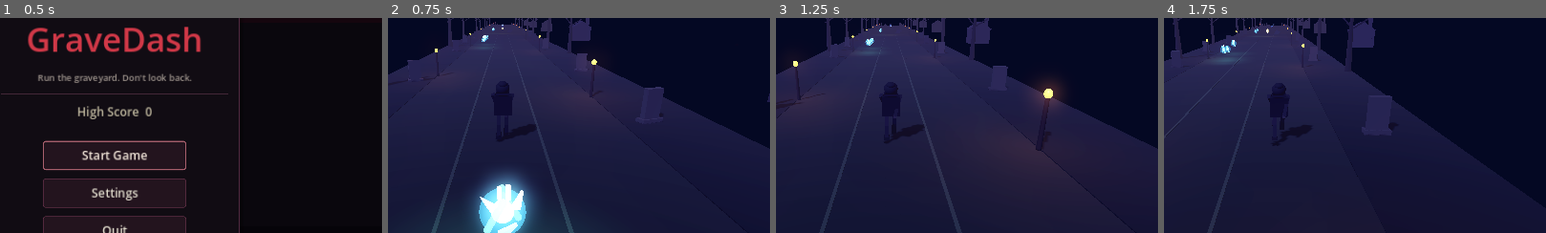
Above: before the commit, frames 1-4 (left to right).
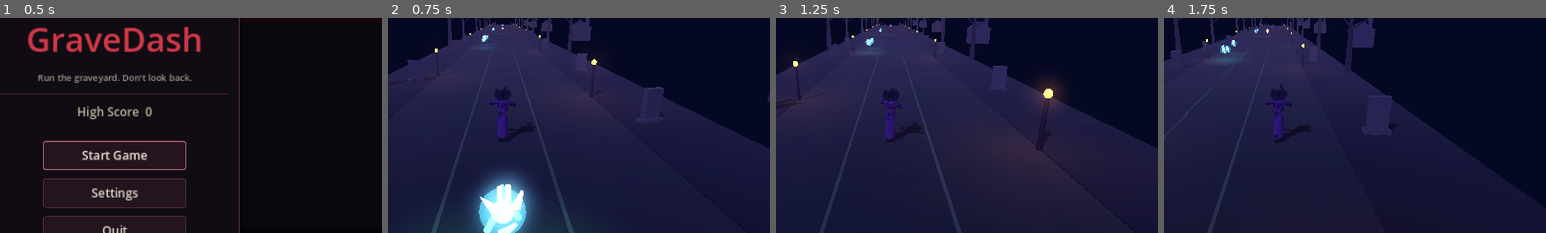
Above: after the commit, the same moments.

Repository: atesz19/GraveDash-Godot
Game: Godot game, scene res://scenes/ui/MainMenu.tscn
The game is run twice, just before and just after one commit, with the same random seed, the same clock (stepped at 60 frames per second) and the same inputs.
Inputs (mouse positions are % of the whole screen's width and height, from its top left):
- Up to frame 1 (0.5 s): no input
- Up to frame 2 (0.75 s): click "Start Game" at 0.5 s
- Up to frame 3 (1.25 s): no input
- Up to frame 4 (1.75 s): move the mouse to (72, 45) at 1.27 s; hold D (swipe_right) from 1.28 s (still down); click (72, 45) at 1.42 s
The pictures show only the part of the screen within x 35-85%, y 24-74%; the shares and areas given below are measured in that part.

Frame 1 is identical in both runs. In frame 2, 0.5% of the frame differs, in the area x 25-39%, y 30-58%; in frame 3, 0.5%; in frame 4, 0.6%, in the area x 25-39%, y 30-60%.

Commit message:
Replace HoodedRunner with animated Witch skeletal FBX
Import Witch_skeletal_mesh.fbx as the player visual, oriented to face -Z
and scaled to the existing capsule. Author idle/run/jump/slide/death clips
on the AdvancedSkeleton bones (FBX only had secondary Take 001). Keep
PlayerController animation mapping, collision, and power-up VFX hooks.

Co-authored-by: attika199912 <attika199912@gmail.com>

Diff:
--- a/scenes/player/Player.tscn
+++ b/scenes/player/Player.tscn
@@ -1,7 +1,7 @@
 [gd_scene load_steps=21 format=3 uid="uid://bq8gravedashplayer"]
 
 [ext_resource type="Script" path="res://scripts/PlayerController.gd" id="1_ctrl"]
-[ext_resource type="PackedScene" path="res://scenes/player/HoodedRunner.tscn" id="2_runner"]
+[ext_resource type="PackedScene" path="res://scenes/player/WitchRunner.tscn" id="2_runner"]
 
 [sub_resource type="CapsuleShape3D" id="CapsuleShape3D_body"]
 radius = 0.4
--- /dev/null
+++ b/scenes/player/WitchRunner.tscn
@@ -0,0 +1,13 @@
+[gd_scene load_steps=3 format=3 uid="uid://bq8witchrunner"]
+
+[ext_resource type="Script" path="res://scripts/player/WitchRunner.gd" id="1_witch"]
+[ext_resource type="PackedScene" path="res://assets/models/player/Witch_skeletal_mesh.fbx" id="2_fbx"]
+
+[node name="WitchRunner" type="Node3D"]
+script = ExtResource("1_witch")
+
+[node name="AnimationPlayer" type="AnimationPlayer" parent="."]
+playback_default_blend_time = 0.1
+
+[node name="Model" parent="." instance=ExtResource("2_fbx")]
+transform = Transform3D(-1, 0, 0, 0, 1, 0, 0, 0, -1, 0, 0, 0)
--- /dev/null
+++ b/scripts/player/WitchRunner.gd
@@ -0,0 +1,441 @@
+extends Node3D
+## WitchRunner — wraps imported Witch skeletal FBX with authored locomotion clips.
+## API matches HoodedRunner: play(idle/run/jump/slide/death), apply_tint/clear_tint.
+
+signal animation_changed(anim_name: String)
+
+const ANIM_IDLE: String = "idle"
+const ANIM_RUN: String = "run"
+const ANIM_JUMP: String = "jump"
+const ANIM_SLIDE: String = "slide"
+const ANIM_DEATH: String = "death"
+
+## AdvancedSkeleton (Maya) bones typically aim along local +X; swing uses local ±Z.
+const SWING_AXIS: Vector3 = Vector3(0.0, 0.0, 1.0)
+const TWIST_AXIS: Vector3 = Vector3(1.0, 0.0, 0.0)
+const SIDE_AXIS: Vector3 = Vector3(0.0, 1.0, 0.0)
+
+@onready var anim_player: AnimationPlayer = $AnimationPlayer
+@onready var model_root: Node3D = $Model
+
+var _skeleton: Skeleton3D = null
+var _current: String = ""
+var _locked: bool = false
+var _body_materials: Array[StandardMaterial3D] = []
+var _normal_colors: Array[Color] = []
+
+## Bone indices (resolved in _ready).
+var _bone_hip_l: int = -1
+var _bone_hip_r: int = -1
+var _bone_knee_l: int = -1
+var _bone_knee_r: int = -1
+var _bone_shoulder_l: int = -1
+var _bone_shoulder_r: int = -1
+var _bone_elbow_l: int = -1
+var _bone_elbow_r: int = -1
+var _bone_spine1: int = -1
+var _bone_spine2: int = -1
+var _bone_chest: int = -1
+var _bone_neck: int = -1
+var _bone_head: int = -1
+var _bone_root_m: int = -1
+
+
+func _ready() -> void:
+	_skeleton = _find_skeleton(model_root)
+	if _skeleton == null:
+		push_error("WitchRunner: Skeleton3D not found under Model")
+		return
+	_resolve_bones()
+	_setup_materials()
+	_ensure_animations()
+	## Remove imported Take 001 player so it cannot override bone poses.
+	var embedded: AnimationPlayer = _find_embedded_player(model_root)
+	if embedded != null and embedded != anim_player:
+		embedded.queue_free()
+	play(ANIM_IDLE, true)
+
+
+func _find_skeleton(n: Node) -> Skeleton3D:
+	if n is Skeleton3D:
+		return n as Skeleton3D
+	for c in n.get_children():
+		var f: Skeleton3D = _find_skeleton(c)
+		if f != null:
+			return f
+	return null
+
+
+func _find_embedded_player(n: Node) -> AnimationPlayer:
+	if n is AnimationPlayer:
+		return n as AnimationPlayer
+	for c in n.get_children():
+		var f: AnimationPlayer = _find_embedded_player(c)
+		if f != null:
+			return f
+	return null
+
+
+func _resolve_bones() -> void:
+	_bone_hip_l = _skeleton.find_bone("Hip_L")
+	_bone_hip_r = _skeleton.find_bone("Hip_R")
+	_bone_knee_l = _skeleton.find_bone("Knee_L")
+	_bone_knee_r = _skeleton.find_bone("Knee_R")
+	_bone_shoulder_l = _skeleton.find_bone("Shoulder_L")
+	_bone_shoulder_r = _skeleton.find_bone("Shoulder_R")
+	_bone_elbow_l = _skeleton.find_bone("Elbow_L")
+	_bone_elbow_r = _skeleton.find_bone("Elbow_R")
+	_bone_spine1 = _skeleton.find_bone("Spine1_M")
+	_bone_spine2 = _skeleton.find_bone("Spine2_M")
+	_bone_chest = _skeleton.find_bone("Chest_M")
+	_bone_neck = _skeleton.find_bone("Neck_M")
+	_bone_head = _skeleton.find_bone("Head_M")
+	_bone_root_m = _skeleton.find_bone("Root_M")
+
+
+func _setup_materials() -> void:
+	_body_materials.clear()
+	_normal_colors.clear()
+	## Stylized witch palette — texture file was external and not shipped.
+	var cloth := StandardMaterial3D.new()
+	cloth.albedo_color = Color(0.12, 0.08, 0.18, 1.0)
+	cloth.roughness = 0.82
+	cloth.metallic = 0.08
+	var accent := StandardMaterial3D.new()
+	accent.albedo_color = Color(0.35, 0.12, 0.45, 1.0)
+	accent.roughness = 0.55
+	accent.emission_enabled = true
+	accent.emission = Color(0.25, 0.05, 0.4)
+	accent.emission_energy_multiplier = 0.35
+	var skin := StandardMaterial3D.new()
+	skin.albedo_color = Color(0.55, 0.42, 0.4, 1.0)
+	skin.roughness = 0.7
+	var hat := StandardMaterial3D.new()
+	hat.albedo_color = Color(0.05, 0.04, 0.07, 1.0)
+	hat.roughness = 0.9
+
+	var meshes: Array[MeshInstance3D] = _collect_meshes(model_root)
+	for i in meshes.size():
+		var mi: MeshInstance3D = meshes[i]
+		var mat: StandardMaterial3D = cloth.duplicate() as StandardMaterial3D
+		var n: String = mi.name.to_lower()
+		## Heuristic splits from mesh part indices / names.
+		if n.contains("15") or n.contains("hat") or n.contains("01") or n.contains("02"):
+			mat = hat.duplicate() as StandardMaterial3D
+		elif n.contains("17") or n.contains("03") or n.contains("04") or n.contains("05"):
+			mat = skin.duplicate() as StandardMaterial3D
+		elif n.contains("09") or n.contains("20") or n.contains("cloak") or n.contains("16"):
+			mat = accent.duplicate() as StandardMaterial3D
+		mi.material_override = mat
+		_body_materials.append(mat)
+		_normal_colors.append(mat.albedo_color)
+
+
+func _collect_meshes(n: Node) -> Array[MeshInstance3D]:
+	var out: Array[MeshInstance3D] = []
+	if n is MeshInstance3D:
+		out.append(n as MeshInstance3D)
+	for c in n.get_children():
+		out.append_array(_collect_meshes(c))
+	return out
+
+
+func play(anim_name: String, force: bool = false) -> void:
+	if _locked and anim_name != ANIM_DEATH and not force:
+		return
+	if anim_name == ANIM_DEATH:
+		_locked = true
+	if not force and _current == anim_name:
+		return
+	if anim_player == null:
+		return
+	if not anim_player.has_animation(anim_name):
+		return
+	_current = anim_name
+	anim_player.play(anim_name)
+	animation_changed.emit(anim_name)
+
+
+func reset_pose() -> void:
+	_locked = false
+	_current = ""
+	if _skeleton != null:
+		_skeleton.reset_bone_poses()
+	play(ANIM_IDLE, true)
+
+
+func get_current_animation() -> String:
+	return _current
+
+
+func apply_tint(color: Color, emission: Color = Color.BLACK, emission_energy: float = 0.0, alpha: float = 1.0) -> void:
+	for i in _body_materials.size():
+		var mat: StandardMaterial3D = _body_materials[i]
+		var base: Color = _normal_colors[i]
+		var tinted: Color = base.lerp(color, 0.7)
+		tinted.a = alpha
+		mat.albedo_color = tinted
+		if alpha < 0.99:
+			mat.transparency = BaseMaterial3D.TRANSPARENCY_ALPHA
+		else:
+			mat.transparency = BaseMaterial3D.TRANSPARENCY_DISABLED
+		mat.emission_enabled = emission_energy > 0.01
+		mat.emission = emission
+		mat.emission_energy_multiplier = emission_energy
+
+
+func clear_tint() -> void:
+	for i in _body_materials.size():
+		var mat: StandardMaterial3D = _body_materials[i]
+		mat.albedo_color = _normal_colors[i]
+		mat.transparency = BaseMaterial3D.TRANSPARENCY_DISABLED
+		mat.emission_enabled = false
+		mat.emission_energy_multiplier = 1.0
+
+
+func _ensure_animations() -> void:
+	var lib := AnimationLibrary.new()
+	lib.add_animation(ANIM_IDLE, _make_idle())
+	lib.add_animation(ANIM_RUN, _make_run())
+	lib.add_animation(ANIM_JUMP, _make_jump())
+	lib.add_animation(ANIM_SLIDE, _make_slide())
+	lib.add_animation(ANIM_DEATH, _make_death())
+	if anim_player.has_animation_library(""):
+		anim_player.remove_animation_library("")
+	anim_player.add_animation_library("", lib)
+
+
+func _skel_path() -> String:
+	## Paths are relative to this node (AnimationPlayer parent).
+	return String(get_path_to(_skeleton))
+
+
+func _bone_path(bone_name: String) -> String:
+	return "%s:%s" % [_skel_path(), bone_name]
+
+
+func _quat_axis(axis: Vector3, deg: float) -> Quaternion:
+	return Quaternion(axis.normalized(), deg_to_rad(deg))
+
+
+func _add_bone_rot(anim: Animation, bone_name: String, keys: Array) -> void:
+	## keys: Array of [time: float, degrees: float] around SWING_AXIS, OR
+	## [time, Quaternion] / [time, Vector3 euler_degrees on swing/side/twist].
+	if _skeleton.find_bone(bone_name) < 0:
+		return
+	var idx: int = anim.add_track(Animation.TYPE_ROTATION_3D)
+	anim.track_set_path(idx, NodePath(_bone_path(bone_name)))
+	for key in keys:
+		var t: float = float(key[0])
+		var q: Quaternion
+		var payload: Variant = key[1]
+		if payload is Quaternion:
+			q = payload as Quaternion
+		elif payload is Vector3:
+			var e: Vector3 = payload as Vector3
+			q = _quat_axis(SWING_AXIS, e.x) * _quat_axis(SIDE_AXIS, e.y) * _quat_axis(TWIST_AXIS, e.z)
+		else:
+			q = _quat_axis(SWING_AXIS, float(payload))
+		anim.rotation_track_insert_key(idx, t, q)
+
+
+func _add_bone_pos(anim: Animation, bone_name: String, keys: Array) -> void:
+	if _skeleton.find_bone(bone_name) < 0:
+		return
+	var idx: int = anim.add_track(Animation.TYPE_POSITION_3D)
+	anim.track_set_path(idx, NodePath(_bone_path(bone_name)))
+	for key in keys:
+		anim.position_track_insert_key(idx, float(key[0]), key[1] as Vector3)
+
+
+func _make_idle() -> Animation:
+	var a := Animation.new()
+	a.length = 2.0
+	a.loop_mode = Animation.LOOP_LINEAR
+	_add_bone_rot(a, "Spine2_M", [
+		[0.0, 2.0], [1.0, -2.0], [2.0, 2.0],
+	])
+	_add_bone_rot(a, "Chest_M", [
+		[0.0, 1.5], [1.0, -1.5], [2.0, 1.5],
+	])
+	_add_bone_rot(a, "Head_M", [
+		[0.0, Vector3(3.0, 4.0, 0.0)],
+		[1.0, Vector3(-2.0, -4.0, 0.0)],
+		[2.0, Vector3(3.0, 4.0, 0.0)],
+	])
+	_add_bone_rot(a, "Shoulder_L", [
+		[0.0, 8.0], [1.0, 12.0], [2.0, 8.0],
+	])
+	_add_bone_rot(a, "Shoulder_R", [
+		[0.0, 8.0], [1.0, 12.0], [2.0, 8.0],
+	])
+	_add_bone_rot(a, "Elbow_L", [[0.0, 15.0], [2.0, 15.0]])
+	_add_bone_rot(a, "Elbow_R", [[0.0, 15.0], [2.0, 15.0]])
+	_add_bone_rot(a, "Hip_L", [[0.0, 2.0], [2.0, 2.0]])
+	_add_bone_rot(a, "Hip_R", [[0.0, 2.0], [2.0, 2.0]])
+	return a
+
+
+func _make_run() -> Animation:
+	var a := Animation.new()
+	a.length = 0.6
+	a.loop_mode = Animation.LOOP_LINEAR
+	## Opposite limb phase — readable at runner camera distance.
+	_add_bone_rot(a, "Hip_L", [
+		[0.0, -48.0], [0.3, 42.0], [0.6, -48.0],
+	])
+	_add_bone_rot(a, "Hip_R", [
+		[0.0, 42.0], [0.3, -48.0], [0.6, 42.0],
+	])
+	_add_bone_rot(a, "Knee_L", [
+		[0.0, 70.0], [0.15, 25.0], [0.3, 12.0], [0.45, 55.0], [0.6, 70.0],
+	])
+	_add_bone_rot(a, "Knee_R", [
+		[0.0, 12.0], [0.15, 55.0], [0.3, 70.0], [0.45, 25.0], [0.6, 12.0],
+	])
+	_add_bone_rot(a, "Shoulder_L", [
+		[0.0, 48.0], [0.3, -42.0], [0.6, 48.0],
+	])
+	_add_bone_rot(a, "Shoulder_R", [
+		[0.0, -42.0], [0.3, 48.0], [0.6, -42.0],
+	])
+	_add_bone_rot(a, "Elbow_L", [
+		[0.0, 65.0], [0.3, 28.0], [0.6, 65.0],
+	])
+	_add_bone_rot(a, "Elbow_R", [
+		[0.0, 28.0], [0.3, 65.0], [0.6, 28.0],
+	])
+	_add_bone_rot(a, "Spine2_M", [
+		[0.0, Vector3(6.0, 8.0, 0.0)],
+		[0.3, Vector3(6.0, -8.0, 0.0)],
+		[0.6, Vector3(6.0, 8.0, 0.0)],
+	])
+	_add_bone_rot(a, "Chest_M", [
+		[0.0, Vector3(4.0, -6.0, 0.0)],
+		[0.3, Vector3(4.0, 6.0, 0.0)],
+		[0.6, Vector3(4.0, -6.0, 0.0)],
+	])
+	_add_bone_rot(a, "Head_M", [
+		[0.0, Vector3(-8.0, -5.0, 0.0)],
+		[0.3, Vector3(-8.0, 5.0, 0.0)],
+		[0.6, Vector3(-8.0, -5.0, 0.0)],
+	])
+	## Soft vertical bob via Root_M pose position (rest is ~y 0.9 in bone space).
+	if _bone_root_m >= 0:
+		var rest_origin: Vector3 = _skeleton.get_bone_rest(_bone_root_m).origin
+		_add_bone_pos(a, "Root_M", [
+			[0.0, rest_origin],
+			[0.15, rest_origin + Vector3(0.0, 0.04, 0.0)],
+			[0.3, rest_origin],
+			[0.45, rest_origin + Vector3(0.0, 0.04, 0.0)],
+			[0.6, rest_origin],
+		])
+	return a
+
+
+func _make_jump() -> Animation:
+	var a := Animation.new()
+	a.length = 0.7
+	a.loop_mode = Animation.LOOP_NONE
+	_add_bone_rot(a, "Hip_L", [
+		[0.0, -15.0], [0.2, 20.0], [0.7, -8.0],
+	])
+	_add_bone_rot(a, "Hip_R", [
+		[0.0, -10.0], [0.2, 28.0], [0.7, -5.0],
+	])
+	_add_bone_rot(a, "Knee_L", [
+		[0.0, 40.0], [0.25, 70.0], [0.7, 25.0],
+	])
+	_add_bone_rot(a, "Knee_R", [
+		[0.0, 35.0], [0.25, 65.0], [0.7, 20.0],
+	])
+	_add_bone_rot(a, "Shoulder_L", [
+		[0.0, -55.0], [0.7, -30.0],
+	])
+	_add_bone_rot(a, "Shoulder_R", [
+		[0.0, -55.0], [0.7, -30.0],
+	])
+	_add_bone_rot(a, "Elbow_L", [[0.0, 20.0], [0.7, 30.0]])
+	_add_bone_rot(a, "Elbow_R", [[0.0, 20.0], [0.7, 30.0]])
+	_add_bone_rot(a, "Spine2_M", [
+		[0.0, -10.0], [0.2, 12.0], [0.7, 4.0],
+	])
+	_add_bone_rot(a, "Head_M", [
+		[0.0, 10.0], [0.3, -15.0], [0.7, -5.0],
+	])
+	return a
+
+
+func _make_slide() -> Animation:
+	var a := Animation.new()
+	a.length = 0.4
+	a.loop_mode = Animation.LOOP_NONE
+	_add_bone_rot(a, "Root_M", [
+		[0.0, 0.0], [0.15, 55.0], [0.4, 65.0],
+	])
+	_add_bone_rot(a, "Spine1_M", [
+		[0.0, 0.0], [0.4, 15.0],
+	])
+	_add_bone_rot(a, "Hip_L", [
+		[0.0, 0.0], [0.4, -25.0],
+	])
+	_add_bone_rot(a, "Hip_R", [
+		[0.0, 0.0], [0.4, 40.0],
+	])
+	_add_bone_rot(a, "Knee_L", [[0.0, 10.0], [0.4, 30.0]])
+	_add_bone_rot(a, "Knee_R", [[0.0, 10.0], [0.4, 80.0]])
+	_add_bone_rot(a, "Shoulder_L", [
+		[0.0, 10.0], [0.4, 50.0],
+	])
+	_add_bone_rot(a, "Shoulder_R", [
+		[0.0, 10.0], [0.4, -40.0],
+	])
+	_add_bone_rot(a, "Head_M", [
+		[0.0, 0.0], [0.4, 20.0],
+	])
+	if _bone_root_m >= 0:
+		var rest_origin: Vector3 = _skeleton.get_bone_rest(_bone_root_m).origin
+		_add_bone_pos(a, "Root_M", [
+			[0.0, rest_origin],
+			[0.4, rest_origin + Vector3(0.0, -0.35, 0.12)],
+		])
+	return a
+
+
+func _make_death() -> Animation:
+	var a := Animation.new()
+	a.length = 0.9
+	a.loop_mode = Animation.LOOP_NONE
+	_add_bone_rot(a, "Root_M", [
+		[0.0, 0.0],
+		[0.35, Vector3(25.0, 40.0, -15.0)],
+		[0.9, Vector3(80.0, 55.0, -10.0)],
+	])
+	_add_bone_rot(a, "Spine2_M", [
+		[0.0, 0.0], [0.9, 35.0],
+	])
+	_add_bone_rot(a, "Head_M", [
+		[0.0, 0.0], [0.5, -30.0], [0.9, 15.0],
+	])
+	_add_bone_rot(a, "Shoulder_L", [
+		[0.0, 0.0], [0.4, -70.0], [0.9, -20.0],
+	])
+	_add_bone_rot(a, "Shoulder_R", [
+		[0.0, 0.0], [0.4, -50.0], [0.9, 15.0],
+	])
+	_add_bone_rot(a, "Hip_L", [
+		[0.0, 0.0], [0.9, -35.0],
+	])
+	_add_bone_rot(a, "Hip_R", [
+		[0.0, 0.0], [0.9, 55.0],
+	])
+	_add_bone_rot(a, "Knee_L", [[0.0, 5.0], [0.9, 40.0]])
+	_add_bone_rot(a, "Knee_R", [[0.0, 5.0], [0.9, 70.0]])
+	if _bone_root_m >= 0:
+		var rest_origin: Vector3 = _skeleton.get_bone_rest(_bone_root_m).origin
+		_add_bone_pos(a, "Root_M", [
+			[0.0, rest_origin],
+			[0.5, rest_origin + Vector3(0.1, -0.4, 0.2)],
+			[0.9, rest_origin + Vector3(0.2, -0.7, 0.35)],
+		])
+	return a
--- /dev/null
+++ b/tools/validate_witch_runner.gd
@@ -0,0 +1,80 @@
+extends SceneTree
+
+
+func _initialize() -> void:
+	call_deferred("_run")
+
+
+func _run() -> void:
+	var packed: PackedScene = load("res://scenes/player/WitchRunner.tscn") as PackedScene
+	if packed == null:
+		push_error("FAIL load WitchRunner")
+		quit(1)
+		return
+	var root: Node = packed.instantiate()
+	get_root().add_child(root)
+	await process_frame
+	await process_frame
+	await process_frame
+	var ap: AnimationPlayer = root.get_node_or_null("AnimationPlayer") as AnimationPlayer
+	if ap == null:
+		push_error("FAIL no AnimationPlayer")
+		quit(1)
+		return
+	var needed: Array[String] = ["idle", "run", "jump", "slide", "death"]
+	var failed: int = 0
+	for n in needed:
+		if not ap.has_animation(n):
+			push_error("FAIL missing anim %s" % n)
+			failed += 1
+		else:
+			var a: Animation = ap.get_animation(n)
+			print("OK %s len=%.2f tracks=%d" % [n, a.length, a.get_track_count()])
+			if a.get_track_count() < 3:
+				push_error("FAIL sparse tracks on %s" % n)
+				failed += 1
+	var skel: Skeleton3D = _find_skel(root)
+	if skel == null:
+		push_error("FAIL no skeleton")
+		failed += 1
+	else:
+		print("skeleton bones=%d" % skel.get_bone_count())
+		## Play run briefly and ensure hip pose changes.
+		root.call("play", "run", true)
+		await process_frame
+		ap.seek(0.3, true)
+		await process_frame
+		var hip: int = skel.find_bone("Hip_L")
+		if hip >= 0:
+			var pose: Quaternion = skel.get_bone_pose_rotation(hip)
+			print("Hip_L pose after seek=", pose)
+			if pose.is_equal_approx(Quaternion.IDENTITY):
+				push_warning("Hip_L still identity — tracks may not bind")
+	## Player scene Visual swap
+	var player_packed: PackedScene = load("res://scenes/player/Player.tscn") as PackedScene
+	var player: Node = player_packed.instantiate()
+	var vis: Node = player.get_node_or_null("Visual")
+	if vis == null:
+		push_error("FAIL Player Visual missing")
+		failed += 1
+	else:
+		print("Player Visual class=", vis.get_class(), " script=", vis.get_script())
+		if not vis.has_method("play"):
+			push_error("FAIL Visual has no play()")
+			failed += 1
+	player.free()
+	if failed > 0:
+		quit(1)
+	else:
+		print("WitchRunner OK")
+		quit(0)
+
+
+func _find_skel(n: Node) -> Skeleton3D:
+	if n is Skeleton3D:
+		return n as Skeleton3D
+	for c in n.get_children():
+		var f: Skeleton3D = _find_skel(c)
+		if f:
+			return f
+	return null
Binary file added: assets/models/player/Witch_skeletal_mesh.fbx
Not shown, added: assets/models/player/Witch_skeletal_mesh.fbx.import
Not shown, added: scripts/levels/ChunkPatterns.gd.uid
Not shown, added: scripts/player/HoodedRunner.gd.uid
Not shown, added: scripts/player/WitchRunner.gd.uid
Not shown, added: tools/validate_patterns.gd.uid
Not shown, added: tools/validate_player_character.gd.uid
